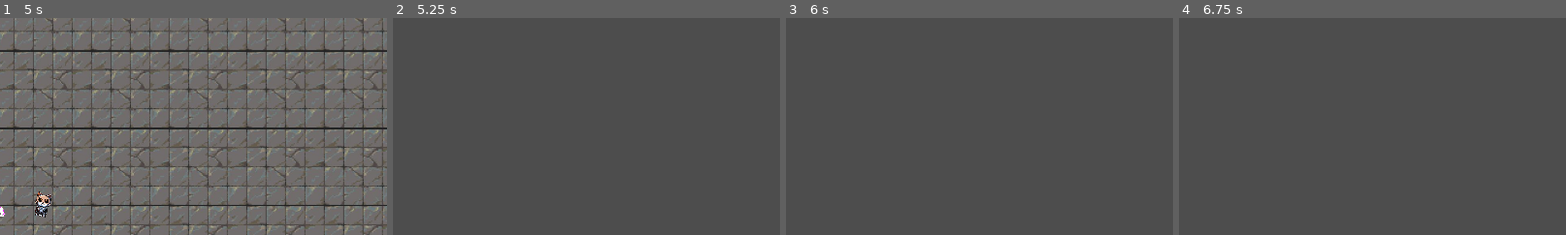
Above: before the commit, frames 1-4 (left to right).
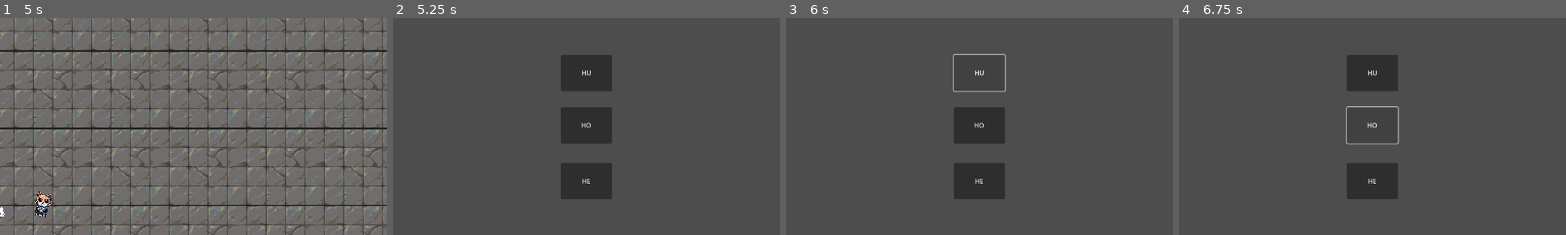
Above: after the commit, the same moments.

Repository: elVariable/gamejam
Game: Godot game, scene res://scenes/levels/main.tscn
Same seed, same stepped clock (60 frames per second), same inputs: the game is played once before the commit and once after it. The engine's default icon, where the game draws it, is replaced by a stand-in: a white triangle on a blue panel in a dark square.
Inputs (mouse positions are % of the whole screen's width and height, from its top left):
- Up to frame 1 (5 s): hold D (Right) 0.53-1.28 s; tap one key every 0.75 s from 0.6 s: U (Fire0) I (Fire1) O (Fire2) P (Fire3) U (Fire0) I (Fire1); hold S (Down) 1.28-2.03 s; hold D (Right) 2.03-2.78 s; hold W (Up) 2.78-3.53 s; hold A (Left) from 3.53 s (still down)
- Up to frame 2 (5.25 s): release A (Left) at 5.03 s; hold S (Down) from 5.03 s (still down); tap O (Fire2) at 5.1 s
- Up to frame 3 (6 s): release S (Down) at 5.75 s; click (73, 23) at 5.75 s, where only the run after the commit has a clickable "HU"
- Up to frame 4 (6.75 s): click (73, 35) at 6.5 s, where only the run after the commit has a clickable "HO"
The pictures show only the part of the screen within x 48-98%, y 10-60%; the shares and areas given below are measured in that part.

Frame 1 is identical in both runs. In frame 2, 6.4% of the frame differs, in the area x 43-57%, y 16-84%; in frame 3, 4.6%; in frame 4, 4.6%.

Commit message:
improvements

Diff:
--- a/scenes/levels/intermediate.tscn
+++ b/scenes/levels/intermediate.tscn
@@ -46,4 +46,29 @@
 grow_vertical = 2
 bbcode_enabled = true
 
+[node name="Option1" type="Button" parent="Control"]
+unique_name_in_owner = true
+layout_mode = 0
+offset_left = 1339.0
+offset_top = 200.0
+offset_right = 1465.0
+offset_bottom = 290.0
+
+[node name="Option2" type="Button" parent="Control"]
+unique_name_in_owner = true
+layout_mode = 0
+offset_left = 1339.0
+offset_top = 330.0
+offset_right = 1465.0
+offset_bottom = 420.0
+
+[node name="Option3" type="Button" parent="Control"]
+unique_name_in_owner = true
+layout_mode = 0
+offset_left = 1339.0
+offset_top = 468.0
+offset_right = 1465.0
+offset_bottom = 558.0
+
+[connection signal="visibility_changed" from="." to="." method="_on_visibility_changed"]
 [connection signal="pressed" from="Control/Continue" to="." method="_on_continue_pressed"]
--- a/scripts/intermediate.gd
+++ b/scripts/intermediate.gd
@@ -1,6 +1,6 @@
 extends Node2D
 
-var text_updated : bool = false
+var possible_upgrades = ["HA", "HE", "HI", "HO", "HU"]
 
 # Called when the node enters the scene tree for the first time.
 func _ready():
@@ -12,14 +12,25 @@
     if Input.is_action_just_pressed("Exit"):
         get_tree().quit()
 
-    if not text_updated:
-        $Control/Text.clear()
-        $Control/Text.append_text("[b]Wave:[/b] " + str(GameManager.wave) + "\n")
-        $Control/Text.append_text("[b]Score:[/b] " + str(GameManager.score) + "\n")
-        text_updated = true
-
 func _on_continue_pressed():
     hide()
     get_node("/root/level").show()
     get_tree().paused = false
-    text_updated = false
+
+func roll_and_show_upgrades():
+    var op1 = randi() % 5
+    var op2 = randi() % 5
+    var op3 = randi() % 5
+
+    $Control/Option1.text = possible_upgrades[op1]
+    $Control/Option2.text = possible_upgrades[op2]
+    $Control/Option3.text = possible_upgrades[op3]
+
+
+func _on_visibility_changed():
+    if visible:
+        $Control/Text.clear()
+        $Control/Text.append_text("[b]Wave:[/b] " + str(GameManager.wave) + "\n")
+        $Control/Text.append_text("[b]Score:[/b] " + str(GameManager.score) + "\n")
+
+        roll_and_show_upgrades()
